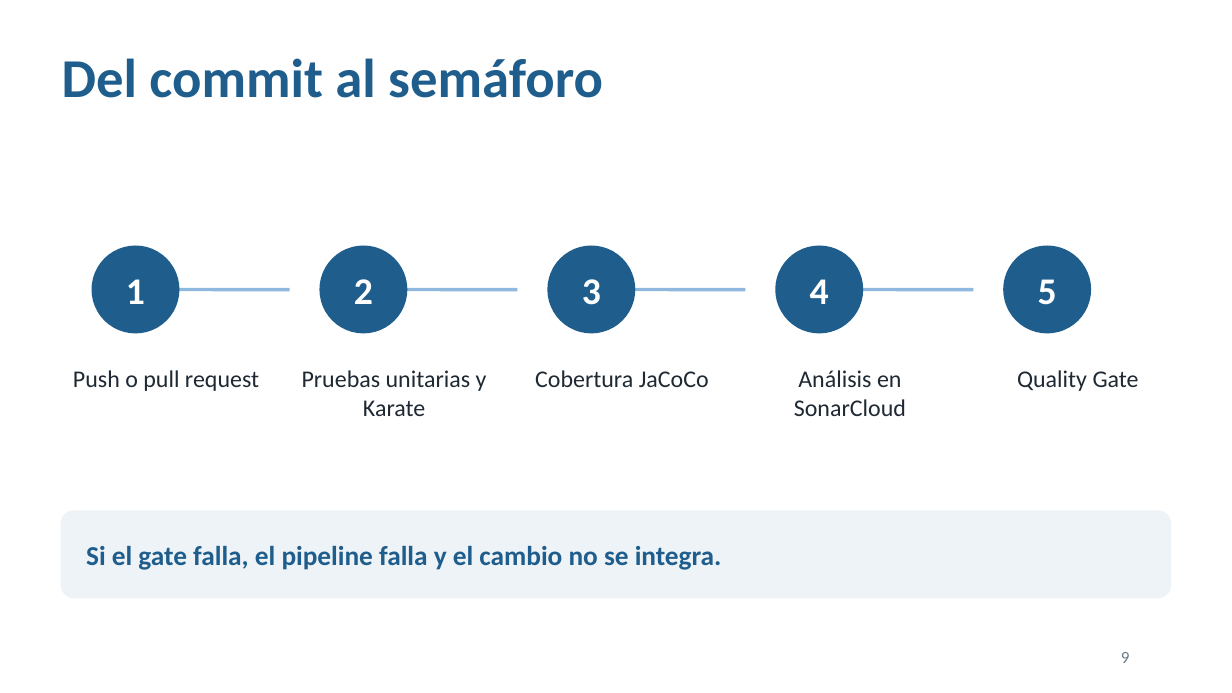
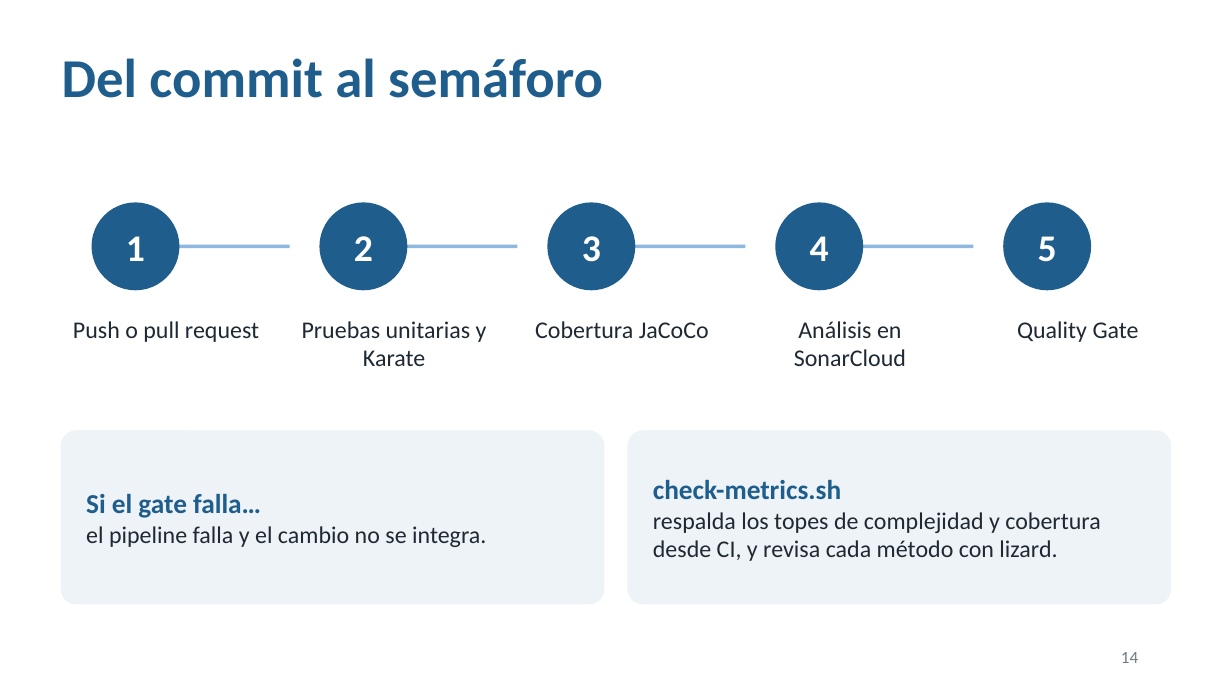
Before and after one commit to carolinacardonaUdeA/calidad-software, a slide deck: slide 14 of docs/Presentacion_Calidad_Calculadora.pptx (slide 9 before the commit). Drawn at 1232x693 pixels with LibreOffice and Linux fonts; fonts in the diff are those of the drawing. Boxes give left, top, right and bottom in pixels: in the first picture for what was removed or moved away, otherwise in the second. Text is boxed around its words. In the diff, an @@ line names an element or a change of style, - is before the commit and + after.

Commit message:
configuracion sonar

```diff
--- a/docs/Presentacion_Calidad_Calculadora.pptx
+++ b/docs/Presentacion_Calidad_Calculadora.pptx
@@ 5 texts, 5 ellipses, 4 lines: place and size @@
-5 texts, 5 ellipses, 4 lines at (92,246,1090,333)
+5 texts, 5 ellipses, 4 lines at (92,203,1090,290)
@@ text "Push o pull request": place and size @@
-text "Push o pull request" at (73,370,259,391)
+text "Push o pull request" at (73,321,259,342)
@@ text "Pruebas unitarias y Karate": place and size @@
-text "Pruebas unitarias y Karate" at (302,370,487,416)
+text "Pruebas unitarias y Karate" at (302,321,487,366)
@@ text "Cobertura JaCoCo": place and size @@
-text "Cobertura JaCoCo" at (535,370,709,387)
+text "Cobertura JaCoCo" at (535,321,709,338)
@@ text "Análisis en SonarCloud": place and size @@
-text "Análisis en SonarCloud" at (794,370,906,416)
+text "Análisis en SonarCloud" at (794,321,906,366)
@@ text "Quality Gate": place and size @@
-text "Quality Gate" at (1017,370,1139,391)
+text "Quality Gate" at (1017,321,1139,342)
@@ rounded rectangle: place and size @@
-rounded rectangle at (62,511,1170,598)
+rounded rectangle at (62,431,604,604)
@@ rounded rectangle at (62,431,604,604): proportions changed @@
@@ rounded rectangle added at (628,431,1170,604), fill #EEF3F7, outline #EEF3F7 1 pt @@
@@ text at (86,494,486,547): text changed; size 16 to 14 pt; text colour #1F5E8C to #1F2933; bold off @@
-Si el gate falla, el pipeline falla y el cambio no se integra.
+Si el gate falla…
+el pipeline falla y el cambio no se integra.
@@ text added at (653,480,1100,561), 14 pt, text #1F2933 @@
+check-metrics.sh
+respalda los topes de complejidad y cobertura desde CI, y revisa cada método con lizard.
@@ page number at (1121,652,1138,663): text changed @@
-9
+14
```
Also in this commit, not shown: 7 other slides changed, 7 slides added, 1 slide removed, 7 other files.
